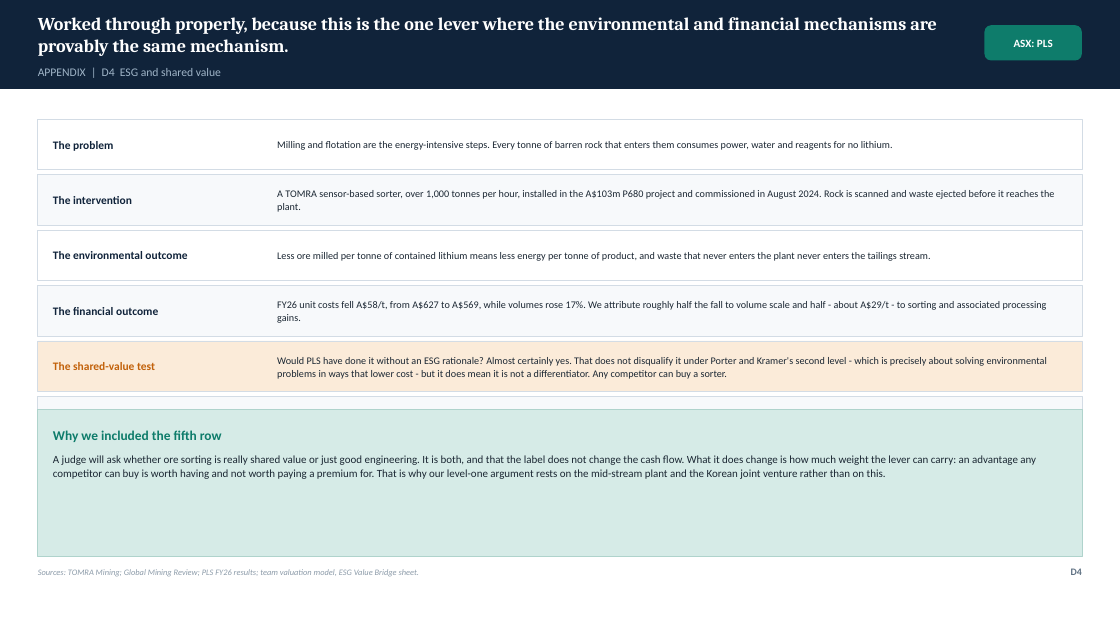
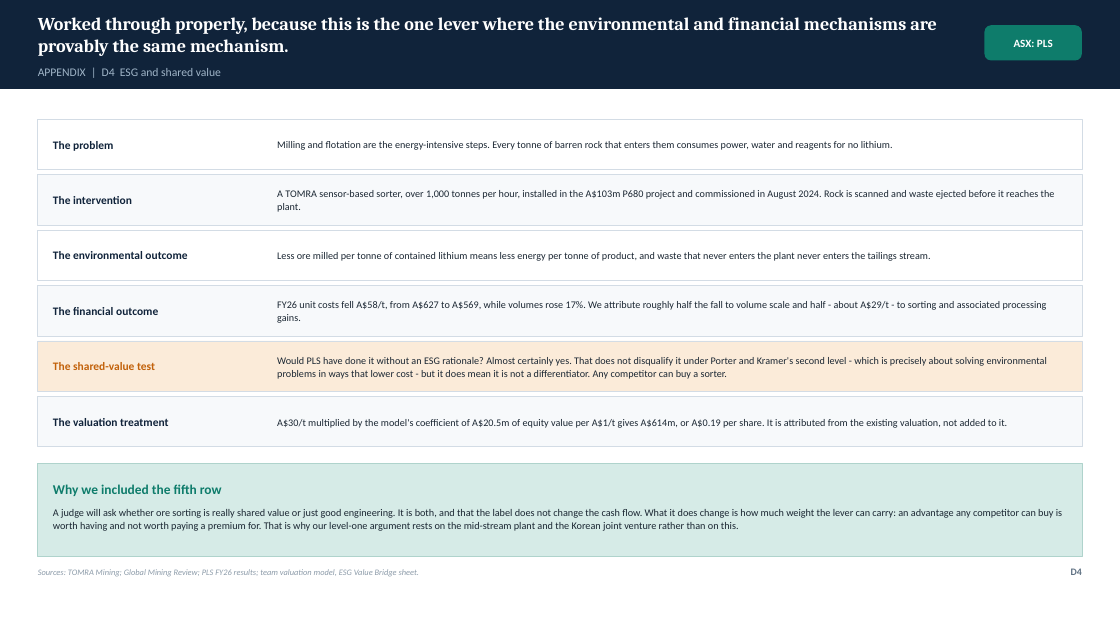
Before and after one commit to SportsSwap/for-claude, a slide deck: slide 52 of deck/PLS_Group_FMAA_2026.pptx. Drawn at 1120x630 pixels with LibreOffice and Linux fonts; fonts in the diff are those of the drawing. Boxes give left, top, right and bottom in pixels: in the first picture for what was removed or moved away, otherwise in the second. Text is boxed around its words. In the diff, an @@ line names an element or a change of style, - is before the commit and + after.

```diff
--- a/deck/PLS_Group_FMAA_2026.pptx
+++ b/deck/PLS_Group_FMAA_2026.pptx
@@ text added at (x1=53, y1=418, x2=168, y2=426), 9.8 pt, text #10233A, bold @@
+The valuation treatment
@@ text added at (x1=277, y1=419, x2=1007, y2=428), 8.7 pt, text #1B2733 @@
+A$30/t multiplied by the model's coefficient of A$20.5m of equity value per A$1/t gives A$614m, or A$0.19 per share. It is attributed from the existing valuation, not added to it.
@@ rectangle resized from (x1=38, y1=410, x2=1083, y2=556) to (x1=38, y1=464, x2=1083, y2=556) @@
@@ text "Why we included the fifth ..." moved from (x1=53, y1=430, x2=222, y2=442) to (x1=53, y1=484, x2=222, y2=496) @@
@@ text "A judge will ask whether ..." moved from (x1=53, y1=455, x2=1036, y2=479) to (x1=53, y1=509, x2=1062, y2=531) @@
@@ text "A judge will ask whether ..." at (x1=53, y1=509, x2=1062, y2=531): size 9.4 to 8.8 pt @@
```
Also in this commit, not shown: 10 other slides changed, 13 other files.
